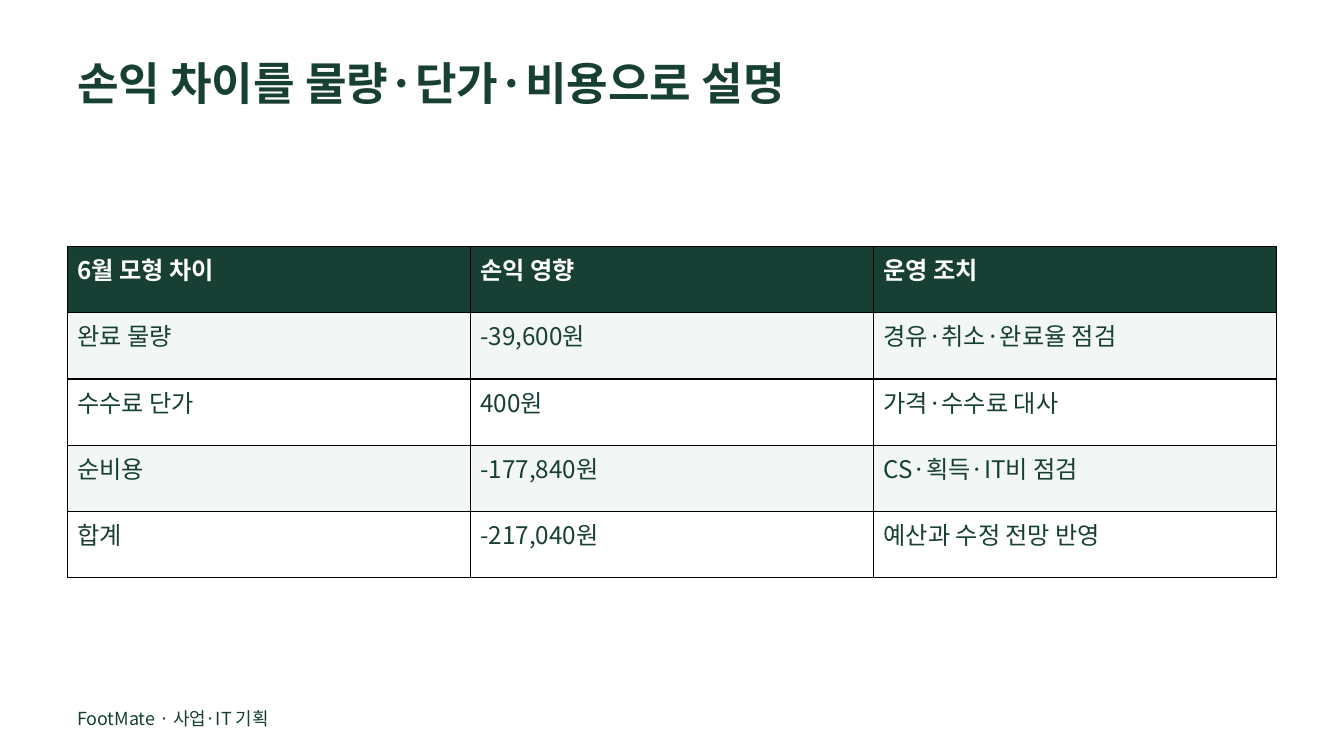
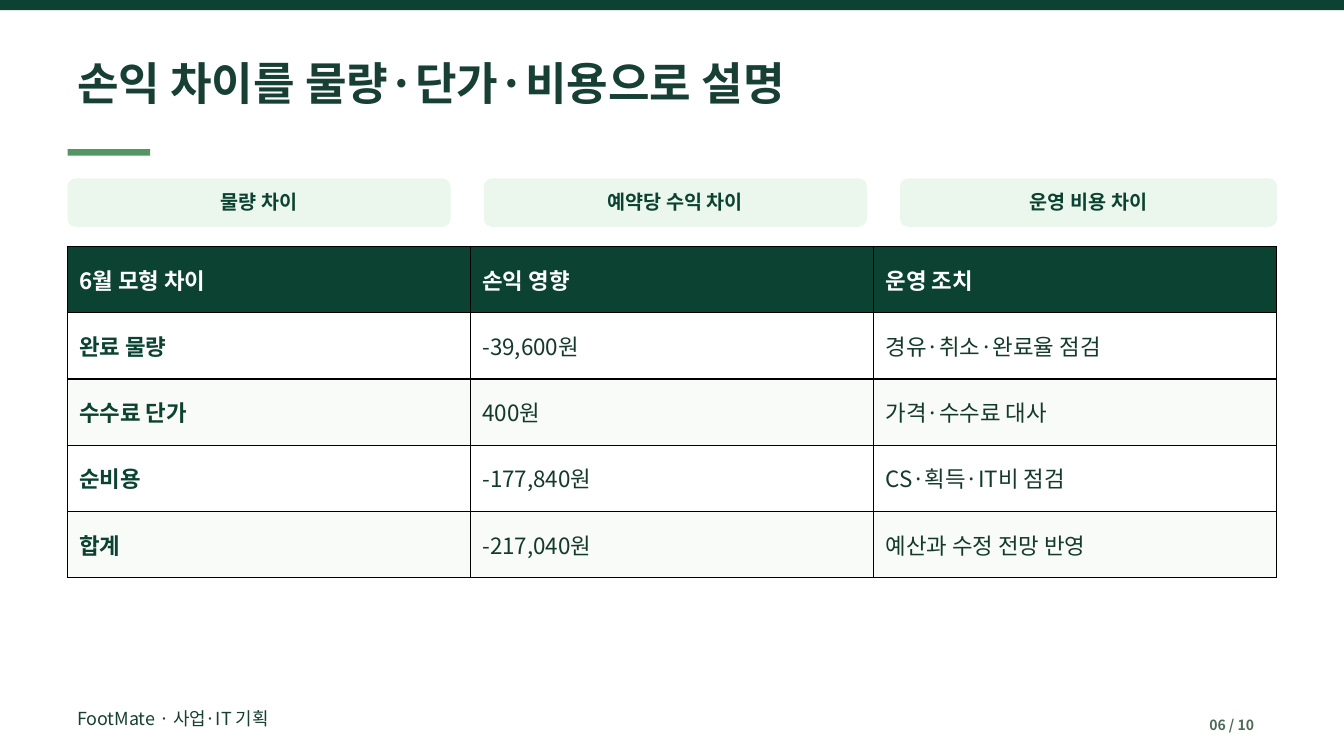
Before and after one commit to dohyunkimmm/footmate, a slide deck: slide 6 of src/case-study/downloads/footmate_report.pptx. Drawn at 1344x756 pixels with LibreOffice and Linux fonts; fonts in the diff are those of the drawing. Boxes give left, top, right and bottom in pixels: in the first picture for what was removed or moved away, otherwise in the second. Text is boxed around its words. In the diff, an @@ line names an element or a change of style, - is before the commit and + after.

```diff
--- a/src/case-study/downloads/footmate_report.pptx
+++ b/src/case-study/downloads/footmate_report.pptx
@@ rectangle added at [0, 0, 1344, 10], fill #0B4231 @@
@@ rectangle added at [68, 149, 150, 156], fill #539664 @@
@@ rounded rectangle added at [68, 178, 451, 227], fill #EBF6EC @@
@@ rounded rectangle added at [484, 178, 867, 227], fill #EBF6EC @@
@@ rounded rectangle added at [900, 178, 1277, 227], fill #EBF6EC @@
@@ text added at [221, 192, 297, 211], 14 pt, text #0B4231, bold @@
+물량 차이
@@ text added at [608, 192, 743, 211], 14 pt, text #0B4231, bold @@
+예약당 수익 차이
@@ text added at [1030, 192, 1147, 211], 14 pt, text #0B4231, bold @@
+운영 비용 차이
@@ table at [68, 247, 1277, 578] @@
@@ fill #173F33 to #0B4231 in row 1 @@
@@ fill #F2F6F4 to #FFFFFF in 6 cells @@
@@ fill #FFFFFF to #F8FBF8 in 6 cells @@
@@ size 17.2 to 16 pt @@
@@ text colour #173F33 to #0B4231, bold on in "완료 물량", "수수료 단가", "순비용", "합계" @@
@@ text colour #173F33 to #143A2A in "-39,600원", "경유·취소·완료율 점검", "400원", "가격·수수료 대사" and 4 more places @@
@@ text added at [1209, 719, 1254, 730], 10 pt, text #4F6958, bold @@
+06 / 10
```
Also in this commit, not shown: 9 other slides changed, 7 other files.
